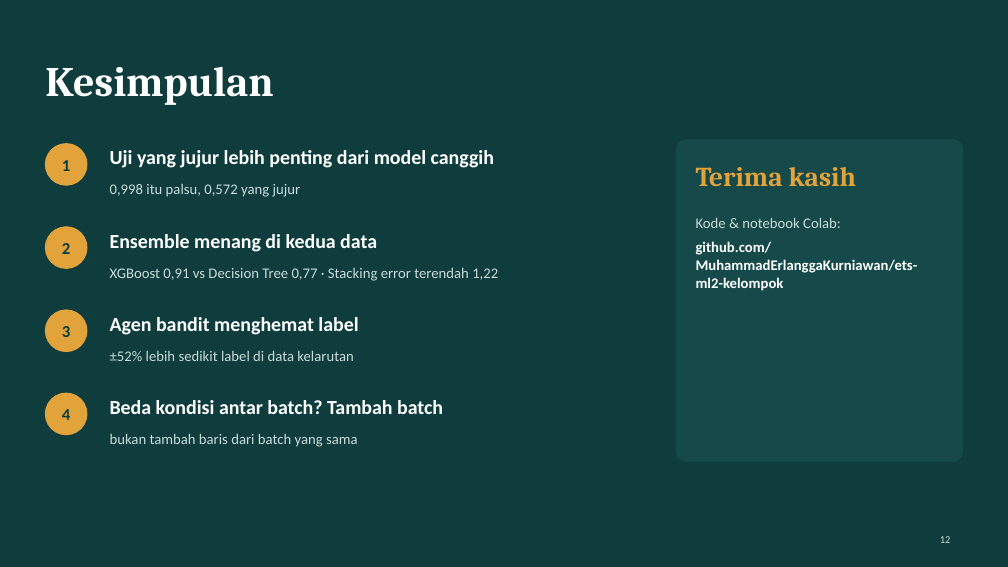
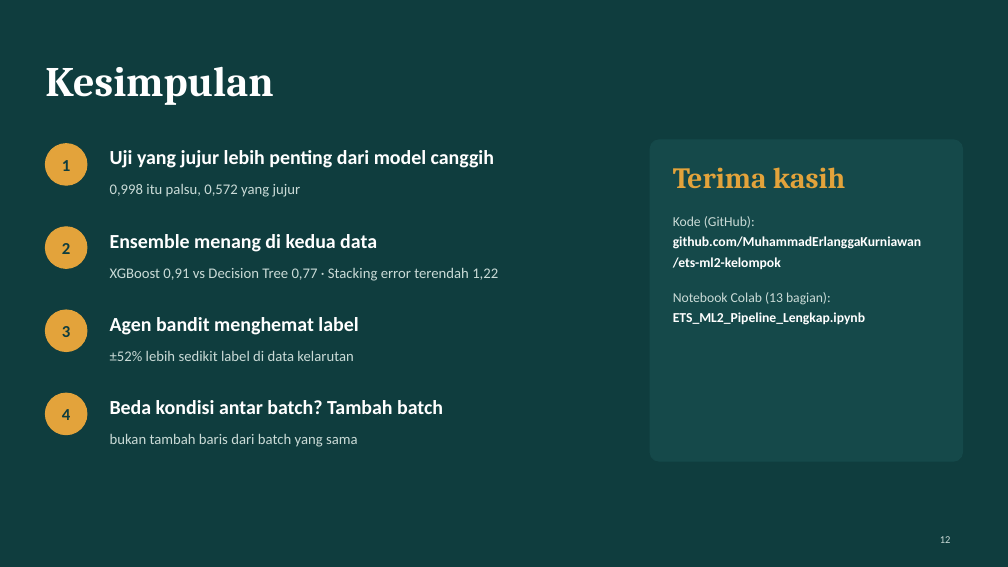
Before and after one commit to MuhammadErlanggaKurniawan/ets-ml2-kelompok, a slide deck: slide 12 of deck/ETS_ML2_Presentasi.pptx. Drawn at 1008x567 pixels with LibreOffice and Linux fonts; fonts in the diff are those of the drawing. Boxes give left, top, right and bottom in pixels: in the first picture for what was removed or moved away, otherwise in the second. Text is boxed around its words. In the diff, an @@ line names an element or a change of style, - is before the commit and + after.

Commit message:
fix(deck): left-aligned titles, title slide spacing and text fixes from Google Slides QA

```diff
--- a/deck/ETS_ML2_Presentasi.pptx
+++ b/deck/ETS_ML2_Presentasi.pptx
@@ rounded rectangle: place and size @@
-rounded rectangle at [677,140,963,461]
+rounded rectangle at [650,140,963,461]
@@ rounded rectangle at [650,140,963,461]: proportions changed @@
@@ text at [673,167,845,189]: size 26 to 28 pt in "Terima kasih"; less space between paragraphs @@
@@ text "Terima kasih": place and size @@
-text "Terima kasih" at [696,167,918,291]
+text "Terima kasih" at [673,167,921,325]
@@ text at [673,216,921,325]: text changed; size 14 to 13 pt @@
-Kode & notebook Colab:
-github.com/MuhammadErlanggaKurniawan/ets-ml2-kelompok
+Kode (GitHub):
+github.com/MuhammadErlanggaKurniawan
+/ets-ml2-kelompok
+Notebook Colab (13 bagian):
+ETS_ML2_Pipeline_Lengkap.ipynb
```
Also in this commit, not shown: 12 other slides changed, 2 other files.
